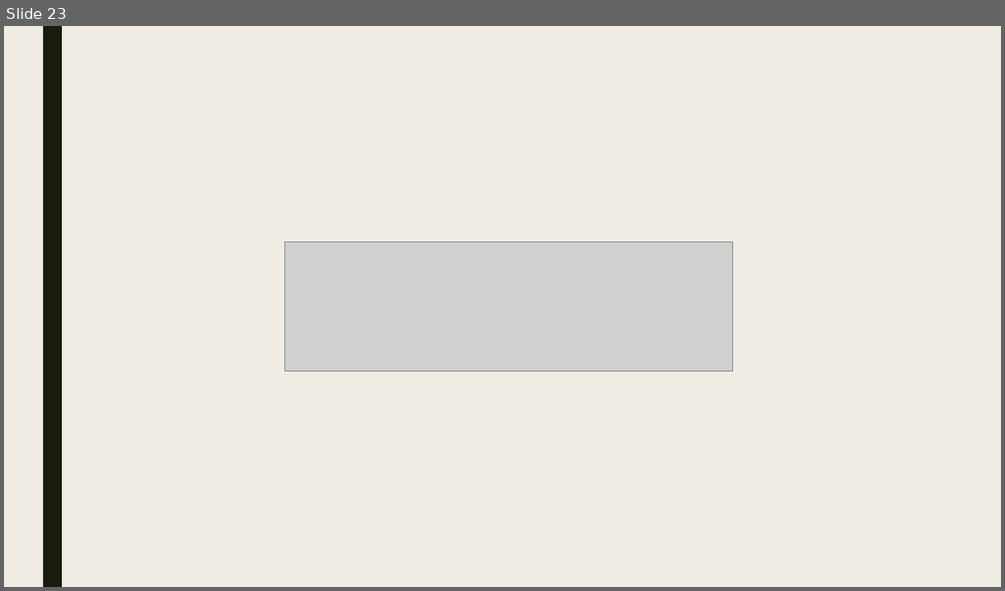
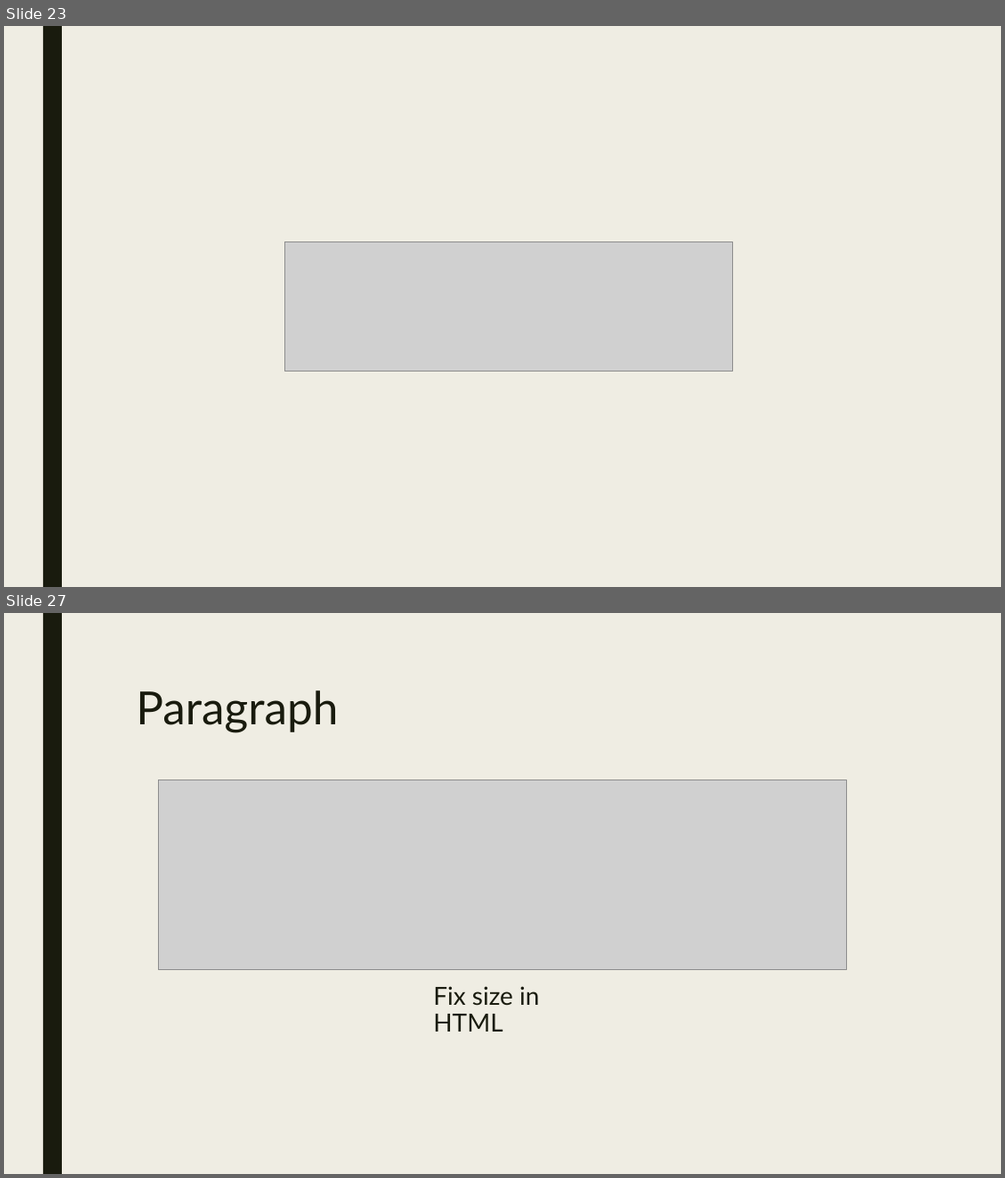
Before and after one commit to lexus654/basic_HTML-CSS_tutorial, a slide deck: HTML BASICS.pptx. Shown one above the other, each under a label of ours: slide 23 before the commit, slides 23 and 27 after it; the slides between them are not shown. The pictures are 1005x591 and 1005x1178 pixels, drawn with LibreOffice and Linux fonts; fonts in the diff are those of the drawing; grey boxes stand for pictures. Boxes give left, top, right and bottom in pixels: in the first picture for what was removed or moved away, otherwise in the second. Text is boxed around its words. In the diff, an @@ line names an element or a change of style, - is before the commit and + after.

```diff
--- a/HTML BASICS.pptx
+++ b/HTML BASICS.pptx
@@ slide 27 added at bbox=[4, 613, 1001, 1174], background #EFEDE3; not listed: 1 template element that a slide beside it also shows @@
@@ text added at bbox=[136, 690, 338, 732], 44 pt, text #191B0E @@
+Paragraph
@@ picture added at bbox=[158, 779, 847, 970] @@
@@ title added at bbox=[433, 986, 539, 1031], 24 pt, text #191B0E @@
+Fix size in HTML
```
Also in this commit, not shown: 7 other slides added, 1 other file.
